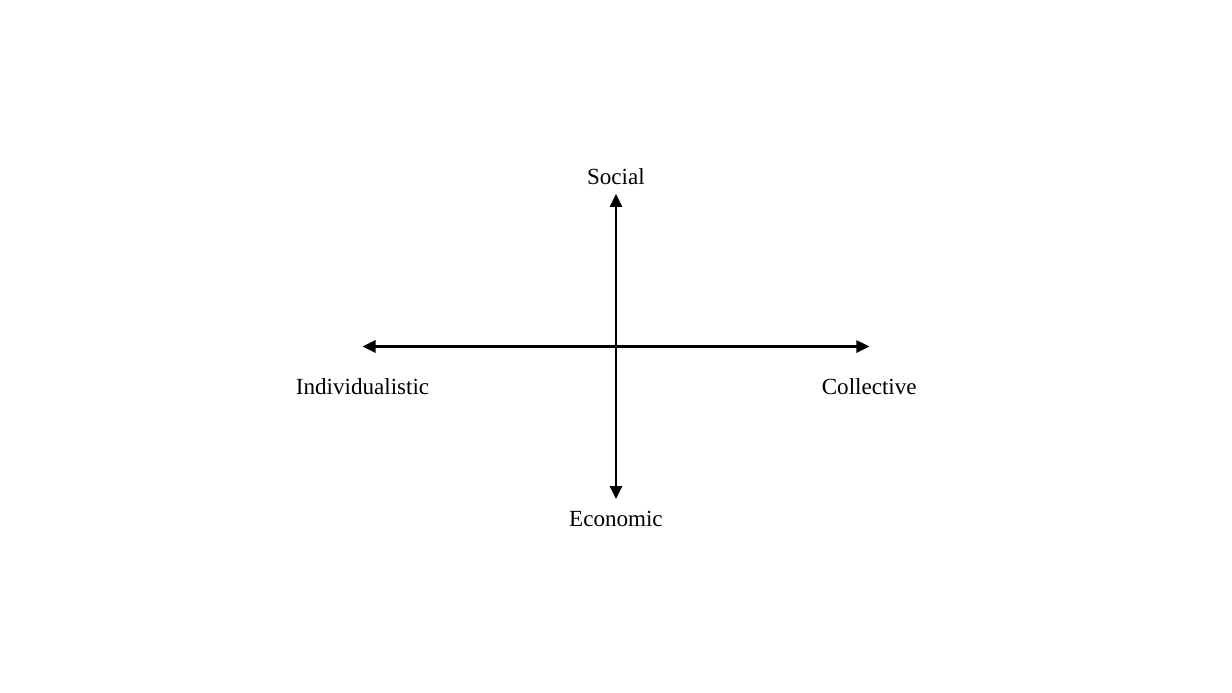
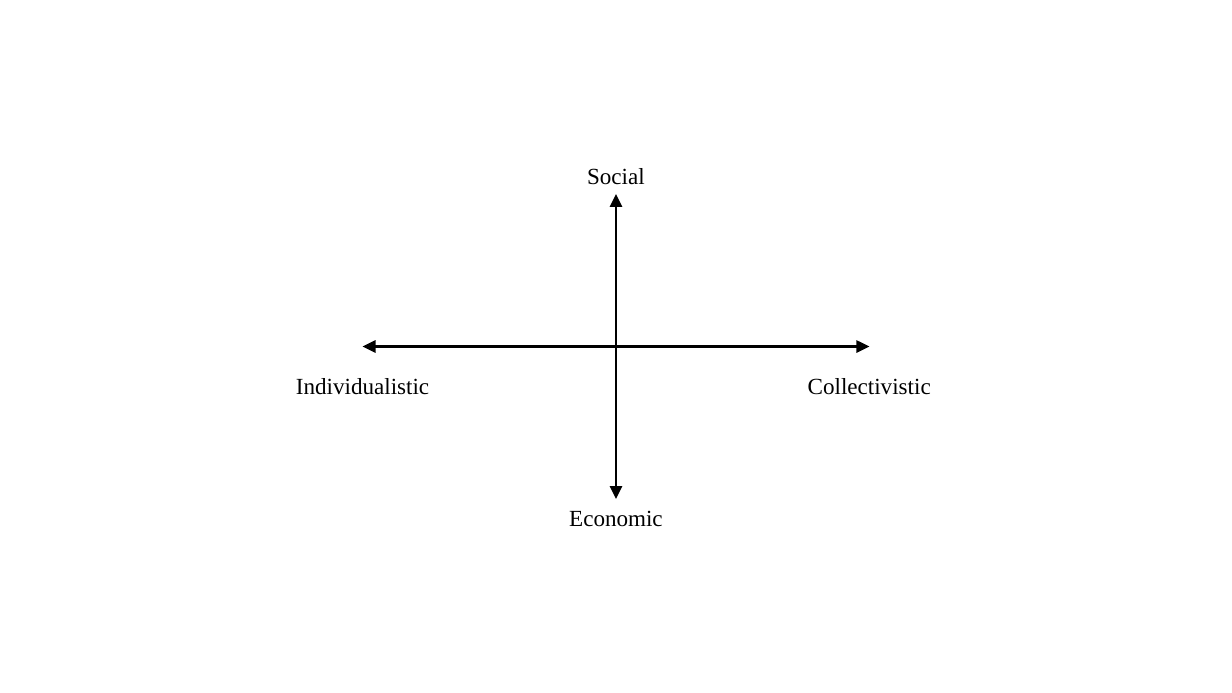
Before and after one commit to MatthewHeun/CEC2019, a slide deck: slide 1 of figure_other/QuadFigure.pptx. Drawn at 1232x693 pixels with LibreOffice and Linux fonts; fonts in the diff are those of the drawing. Boxes give left, top, right and bottom in pixels: in the first picture for what was removed or moved away, otherwise in the second. Text is boxed around its words. In the diff, an @@ line names an element or a change of style, - is before the commit and + after.

```diff
--- a/figure_other/QuadFigure.pptx
+++ b/figure_other/QuadFigure.pptx
@@ text at [808, 378, 931, 395]: text changed @@
-Collective
+Collectivistic
```
Also in this commit, not shown: 1 other slide changed, 4 other files.
